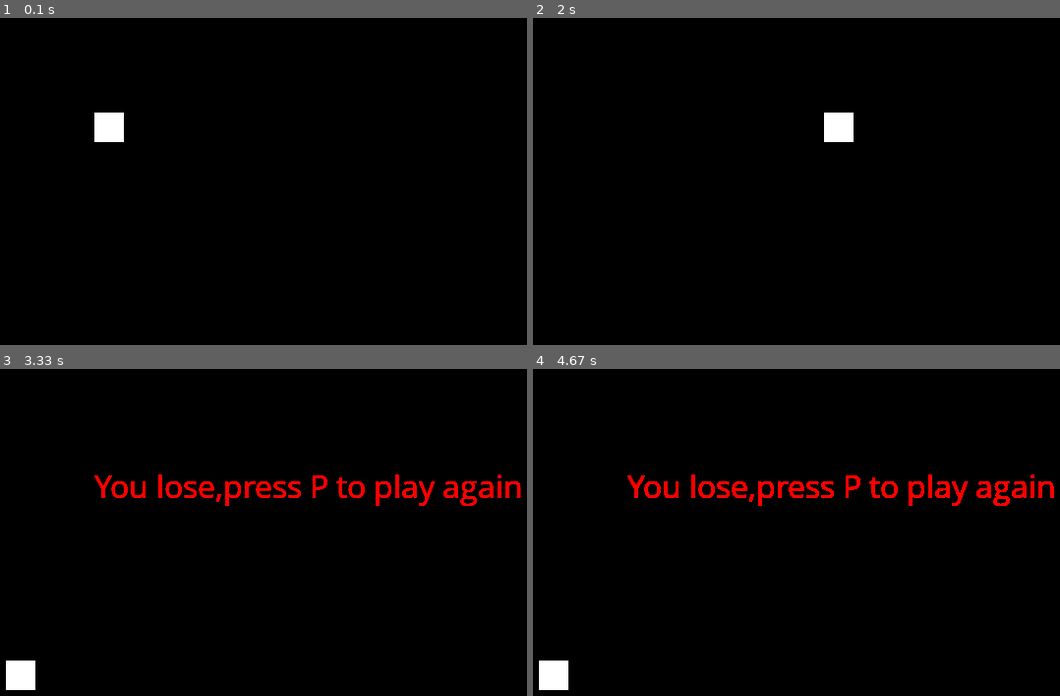
Above: before the commit, frames 1-4 (two rows, left to right).
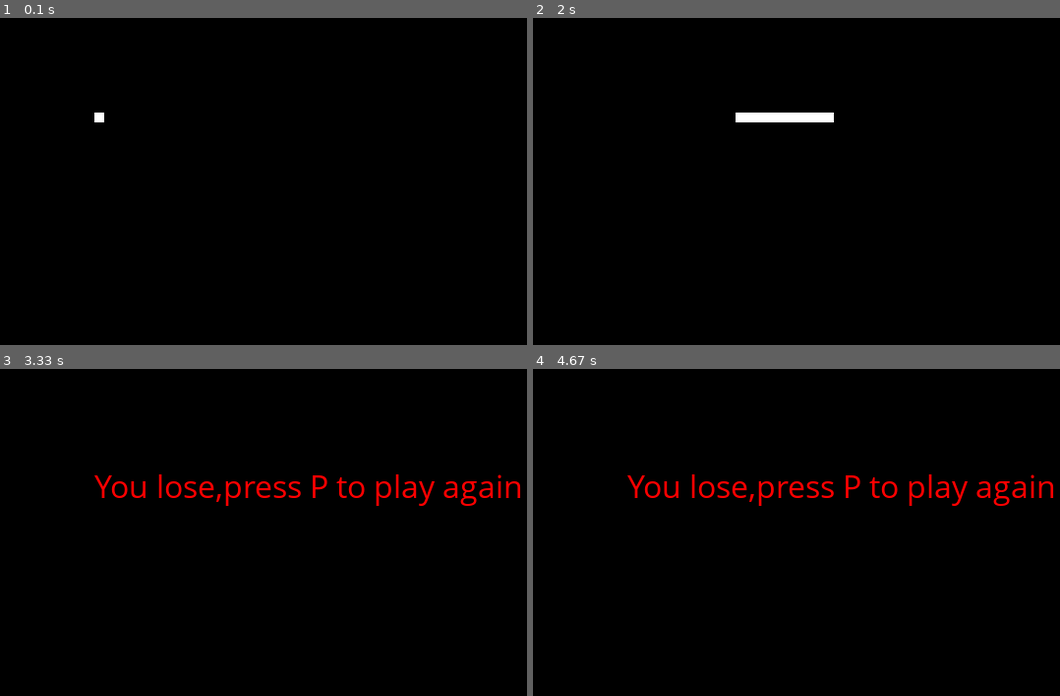
Above: after the commit, the same moments.

Repository: blackeagle01/pygame_experiments
Game: pygame game, started from moverect3.py
The game is run twice, just before and just after one commit, with the same random seed, the same clock (stepped at 60 frames per second) and the same inputs.
Inputs:
- Up to frame 1 (0.1 s): no input
- Up to frame 2 (2 s): hold Right 0.33-0.8 s; hold Up 0.83-1.13 s; hold P 1.17-1.63 s; hold Right from 1.67 s (still down)
- Up to frame 3 (3.33 s): release Right at 2.13 s; hold Left 2.17-2.7 s; hold Down 2.73-3.03 s; hold Left from 3.07 s (still down)
- Up to frame 4 (4.67 s): release Left at 3.47 s

The runs differ from the first frame. In frame 1, 0.4% of the frame differs, in the area x 17-24%, y 28-38%; in frame 2, 1.0%; in frame 3, 1.6%; in frame 4, 1.6%, in the area x 1-99%, y 32-99%.

Commit message:
make snakes

Diff:
--- a/moverect2.py
+++ b/moverect2.py
@@ -6,16 +6,17 @@
 black=(0,0,0)
 white=(255,255,255)
 red=(255,0,0)
-
+green=(0,255,0)
 
 gamecrash=False
 display_dim=(800,600)
 screen=pygame.display.set_mode(display_dim)
-fps=30
+fps=60
 
 
+prob_apple=10
 
-
+font=pygame.font.SysFont(None,35)
 
 class Snake:
 	def __init__(self,x,y,width,height):
@@ -31,8 +32,8 @@
 		self.x=dim[0]
 		self.y=dim[1]
 
-		self.width=7
-		self.height=7
+		self.width=10
+		self.height=10
 
 
 
@@ -41,12 +42,12 @@
 change_x=0
 change_y=0
 
-
+score=0
 
 clock=pygame.time.Clock()
 
-apple_x=random.randint(0,700)
-apple_y=random.randint(0,500)
+apple_x=random.randrange(0,700,10)
+apple_y=random.randrange(0,500,10)
 
 
 apple=Apple((apple_x,apple_y))
@@ -95,14 +96,25 @@
 
 
 
-	if abs(snake.x-apple.x)<=7 and abs(snake.y-apple.y)<=7:
+	if abs(snake.x-apple.x)<=10 and abs(snake.y-apple.y)<=10:
 		pygame.draw.rect(screen,black,[apple.x,apple.y,apple.width,apple.height])
-		apple.x=random.randint(0,700)
-		apple.y=random.randint(0,500)
+		apple.x=random.randrange(0,700,10)
+		apple.y=random.randrange(0,500,10)
+		score+=1
 
-	pygame.draw.rect(screen,red,[apple.x,apple.y,apple.width,apple.height])
+
+
+	if random.randrange(0,100)<prob_apple:
+		pygame.draw.rect(screen,red,[apple.x,apple.y,apple.width,apple.height])
+
+	screen.fill(black,[600,10,300,100])
+
+	text="Score = {}".format(score)
+
+	out=font.render(text,True,green)
 
 	pygame.draw.rect(screen,black,[prev_x,prev_y,snake.width,snake.height])
+	screen.blit(out,(600,10))
 
 
 
--- a/moverect3.py
+++ b/moverect3.py
@@ -12,7 +12,10 @@
 
 font=pygame.font.SysFont("comicsansms", 34)
 
-
+def snake(snakelist):
+	global screen
+	for pos in snakelist:
+		pygame.draw.rect(screen,white,[pos[0],pos[1],10,10])
 
 
 def loop():
@@ -22,6 +25,8 @@
 	gameexit=False
 
 	gameover=False
+
+	snakelist=[]
 
 
 
@@ -72,21 +77,32 @@
 				if event.type==pygame.KEYDOWN:
 					if event.key==pygame.K_p:
 						gameover=False
+						snakelist=[]
 						lead_x=100
 						lead_y=100
 						velocity_x=0
 						velocity_y=0
 
 			output=font.render('You lose,press P to play again',True,red)
+			screen.fill(black)
 			screen.blit(output,(100,100))
 			pygame.display.update()
 
 
+		snakehead=[]
+		snakehead.append(lead_x)
+		snakehead.append(lead_y)
+
+		snakelist.append(snakehead)
+
+		if len(snakelist)>10:
+			del snakelist[0]
 
 
 
 		screen.fill(black)
-		pygame.draw.rect(screen,white,[lead_x,lead_y,30,30])
+		snake(snakelist)
+
 		pygame.display.update()
 
 if __name__ == '__main__':
